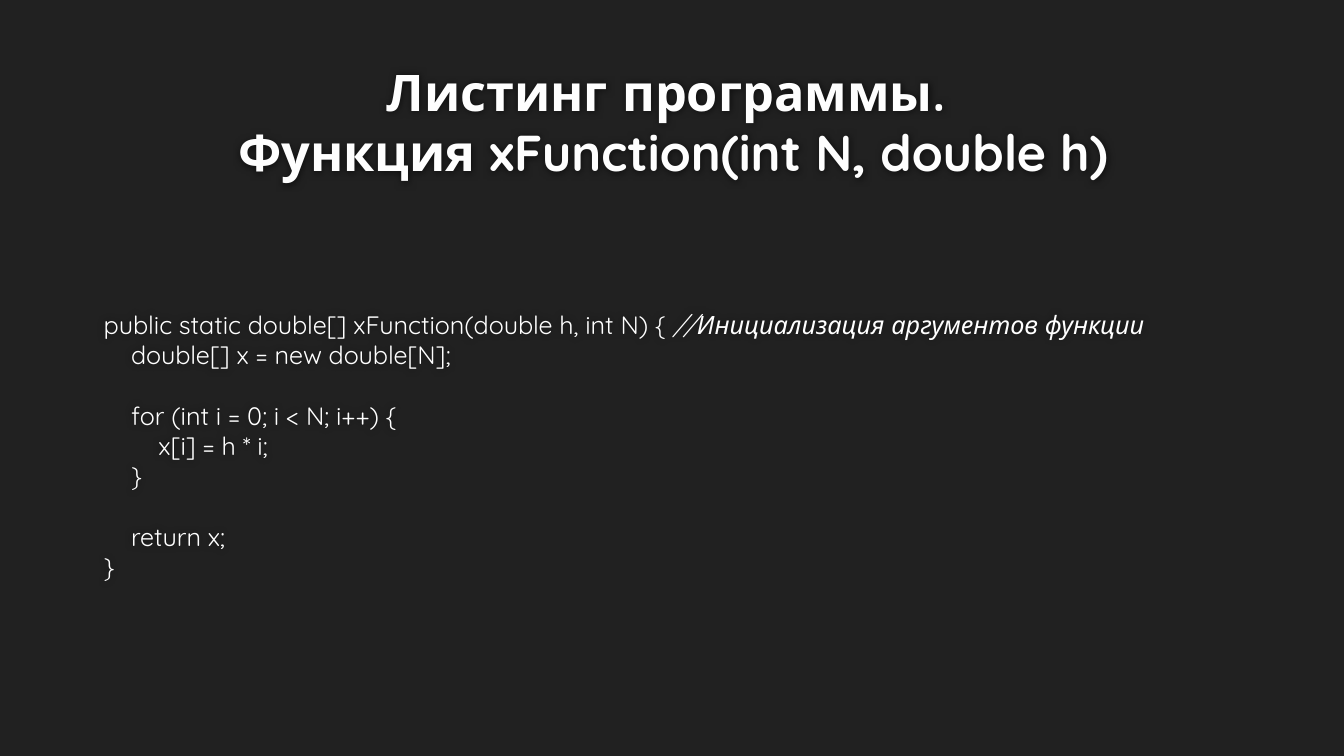
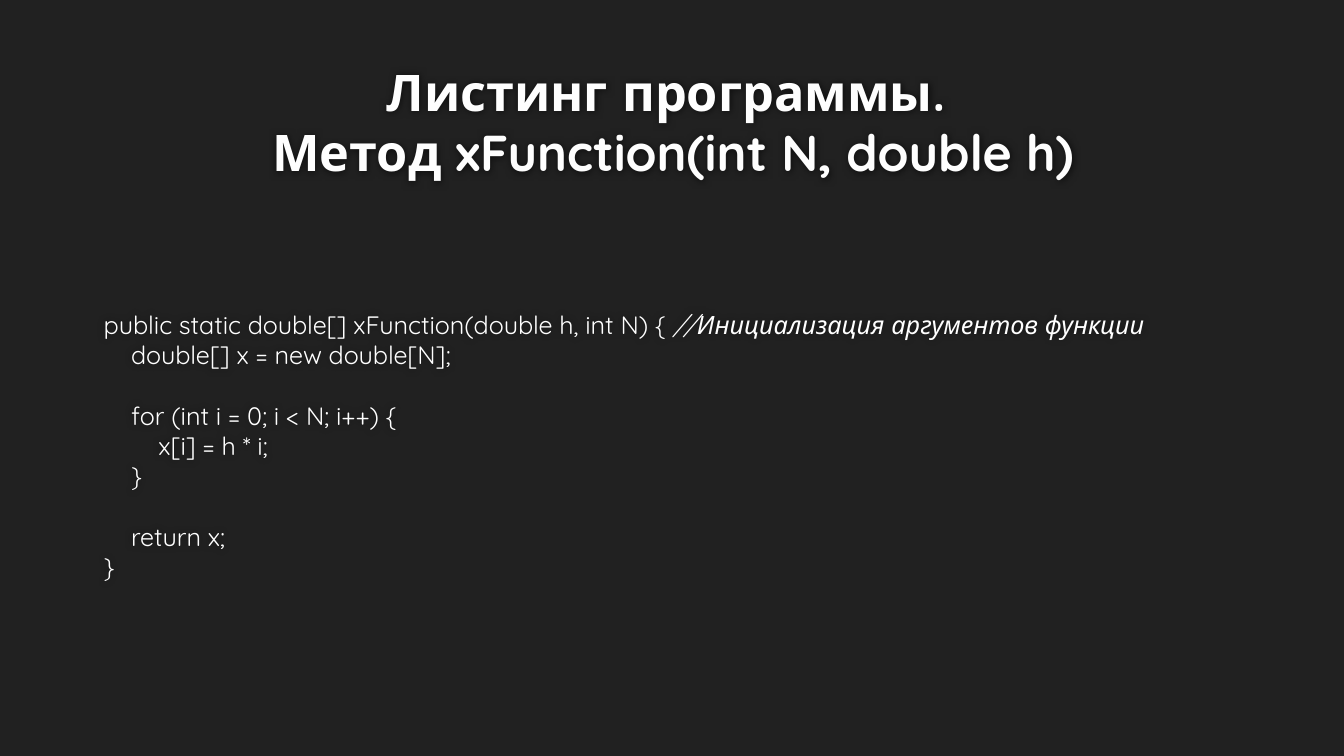
Before and after one commit to VladimirSolodilov/Programming, a slide deck: slide 19 of Вычислительная математика/Курсовой проект/Презентация к курсовому проекту.pptx. Drawn at 1344x756 pixels with LibreOffice and Linux fonts; fonts in the diff are those of the drawing; background and template pictures are left out. Boxes give left, top, right and bottom in pixels: in the first picture for what was removed or moved away, otherwise in the second. Text is boxed around its words. In the diff, an @@ line names an element or a change of style, - is before the commit and + after.

```diff
--- a/Вычислительная математика/Курсовой проект/Презентация к курсовому проекту.pptx
+++ b/Вычислительная математика/Курсовой проект/Презентация к курсовому проекту.pptx
@@ title at bbox=[272, 75, 1074, 181]: text changed @@
-Листинг программы.
-Функция xFunction(int N, double h)
+Листинг программы.
+Метод xFunction(int N, double h)
```
Also in this commit, not shown: 7 other slides changed, 1 slide added, 3 other files.
